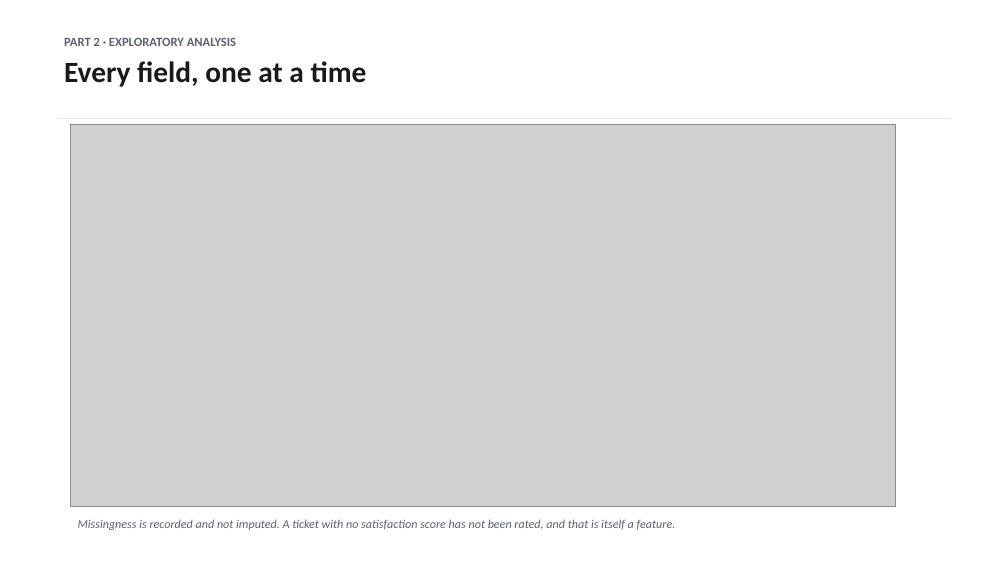
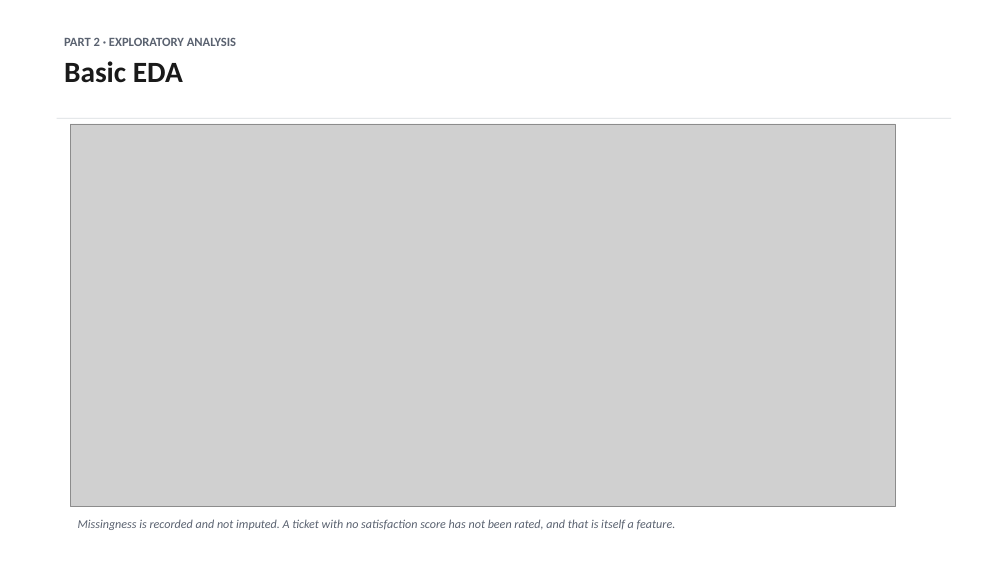
Before and after one commit to dmitriyratu/avepoint-churn-case-study, a slide deck: slide 7 of outputs/decks/AvePoint_Case_Study.pptx. Drawn at 1008x567 pixels with LibreOffice and Linux fonts; fonts in the diff are those of the drawing; grey boxes stand for pictures. Boxes give left, top, right and bottom in pixels: in the first picture for what was removed or moved away, otherwise in the second. Text is boxed around its words. In the diff, an @@ line names an element or a change of style, - is before the commit and + after.

```diff
--- a/outputs/decks/AvePoint_Case_Study.pptx
+++ b/outputs/decks/AvePoint_Case_Study.pptx
@@ text at <box>64,61,183,83</box>: text changed @@
-Every field, one at a time
+Basic EDA
```
Also in this commit, not shown: 4 other slides changed, 2 slides removed, 13 other files.
